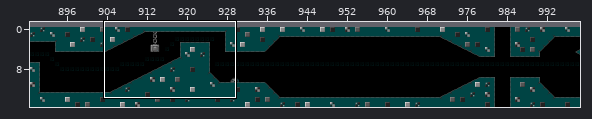
Tiled map: data/tiled/level1.tmx. The picture above shows the old version from afar; the outline marks the close-up.
Close-up. As it was:
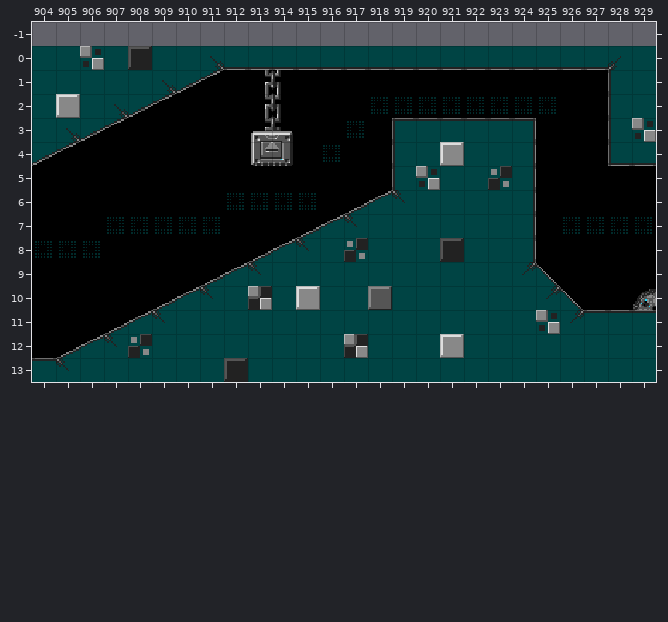
Cells are 16x16 px. Shown: x 904..929, y -1..13. The commit also changed other parts of the map, which this record leaves out.
After:
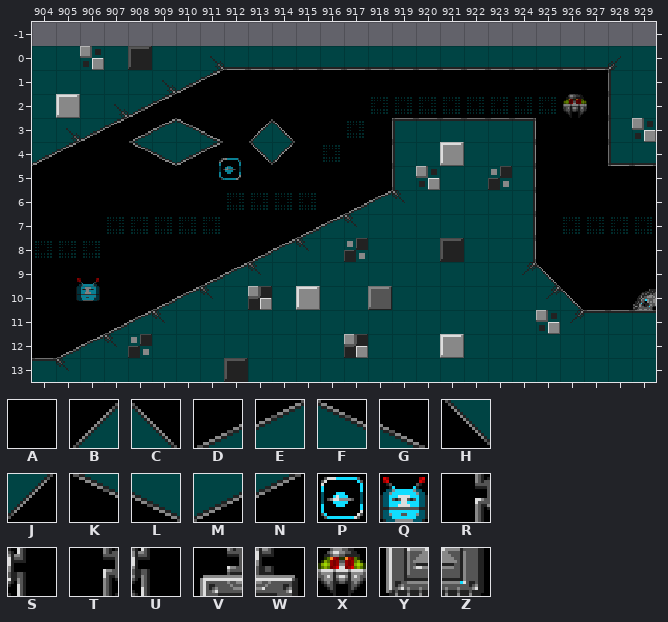
Key: from "NEON_World": A 0, B 7, C 8, D 9, E 10, F 11, G 12, H 27, J 28, K 29, L 30, M 31, N 32, P 100, Q 103, R 108, S 109, T 128, U 129, V 148, W 149, X 160, Y 168, Z 169.
_ is an empty cell, . an unchanged one.
Objects are placed by their top-left corner, in cells (3,4 is the top-left corner of cell 3,4); size is 1x1 cell unless given.
Commit: even more enemies
Edits made:
--- layer "playfield layer"
@@ x 908..914 @@
- 1 .....RS
- 2 .....TU
- 3 AAAA.VW
- 4 AAAA.YZ
+ 1 .....AA
+ 2 .....AA
+ 3 DEFG.BC
+ 4 KLMN.HJ
--- layer "enemies layer"
+X at 926.1,2
+P at 911.8,4.6
+Q at 905.8,9.6
